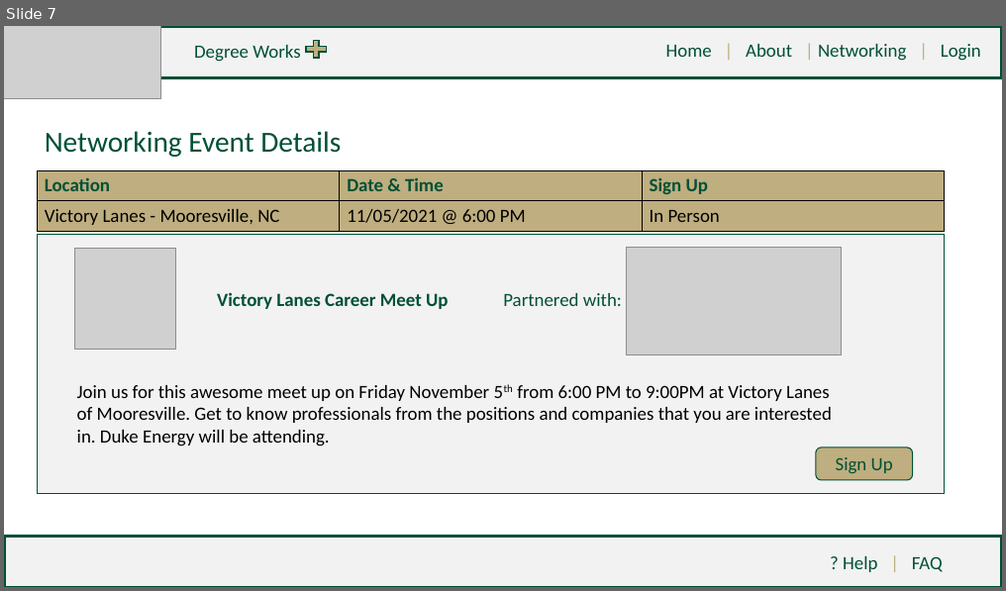
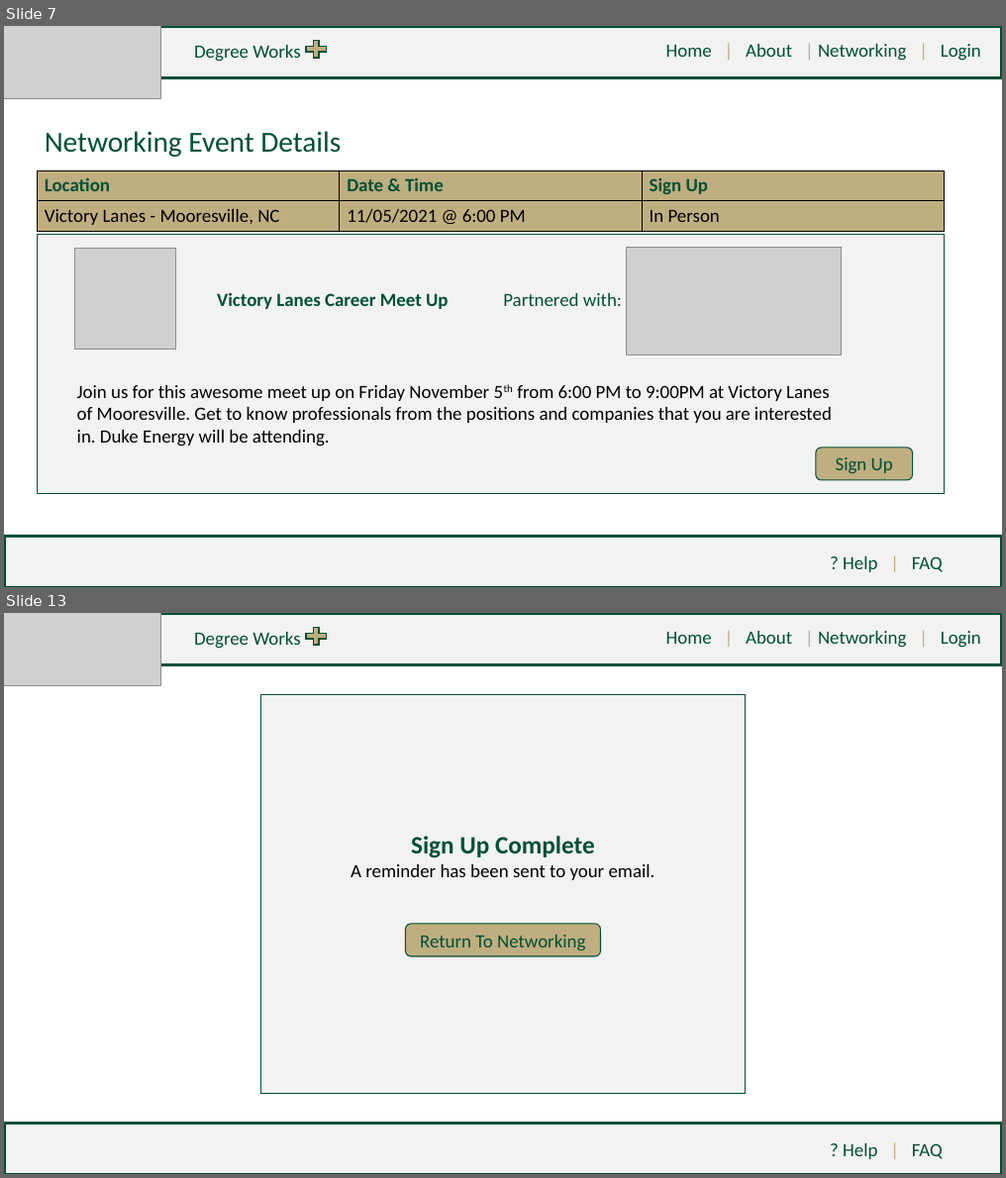
Before and after one commit to tcowie1/Group11-3155Repo, a slide deck: High-Fidelity/Group 11 - DegreeWorks PLUS High Fidelity.pptx. Shown one above the other, each under a label of ours: slide 7 before the commit, slides 7 and 13 after it; the slides between them are not shown. The pictures are 1006x591 and 1006x1178 pixels, drawn with LibreOffice and Linux fonts; fonts in the diff are those of the drawing; grey boxes stand for pictures. Boxes give left, top, right and bottom in pixels: in the first picture for what was removed or moved away, otherwise in the second. Text is boxed around its words. In the diff, an @@ line names an element or a change of style, - is before the commit and + after.

Commit message:
REV 2.03 Group 11 - Degree Works PLUS High Fidelity

```diff
--- a/High-Fidelity/Group 11 - DegreeWorks PLUS High Fidelity.pptx
+++ b/High-Fidelity/Group 11 - DegreeWorks PLUS High Fidelity.pptx
@@ slide 13 added at <box>4,613,1002,1174</box>, background #FFFFFF @@
@@ rectangle added at <box>4,613,1002,664</box>, fill #F2F2F2, outline #005035 3 pt @@
@@ picture added at <box>4,613,160,685</box> @@
@@ text added at <box>194,632,300,649</box>, 18 pt, text #005035 @@
+Degree Works
@@ plus sign added at <box>303,624,330,648</box>, fill #BFAE7F, outline #005035 1.5 pt @@
@@ text added at <box>666,631,981,648</box>, 18 pt, text #005035 @@
+Home | About | Networking | Login
@@ rectangle added at <box>260,694,746,1093</box>, fill #F2F2F2, outline #005035 1 pt @@
@@ text added at <box>411,836,595,859</box>, 24 pt, text #005035, bold @@
+Sign Up Complete
@@ text added at <box>350,864,655,880</box>, 18 pt, text #000000 @@
+A reminder has been sent to your email.
@@ rounded rectangle added at <box>405,924,601,957</box>, fill #BFAE7F, outline #005035 1 pt, 18 pt, text #005035 @@
+Return To Networking
@@ rectangle added at <box>4,1124,1002,1174</box>, fill #F2F2F2, outline #005035 3 pt @@
@@ text added at <box>843,1144,943,1159</box>, 18 pt, text #005035 @@
+? Help | FAQ
```
Also in this commit, not shown: 8 slides changed, 2 other slides added.
